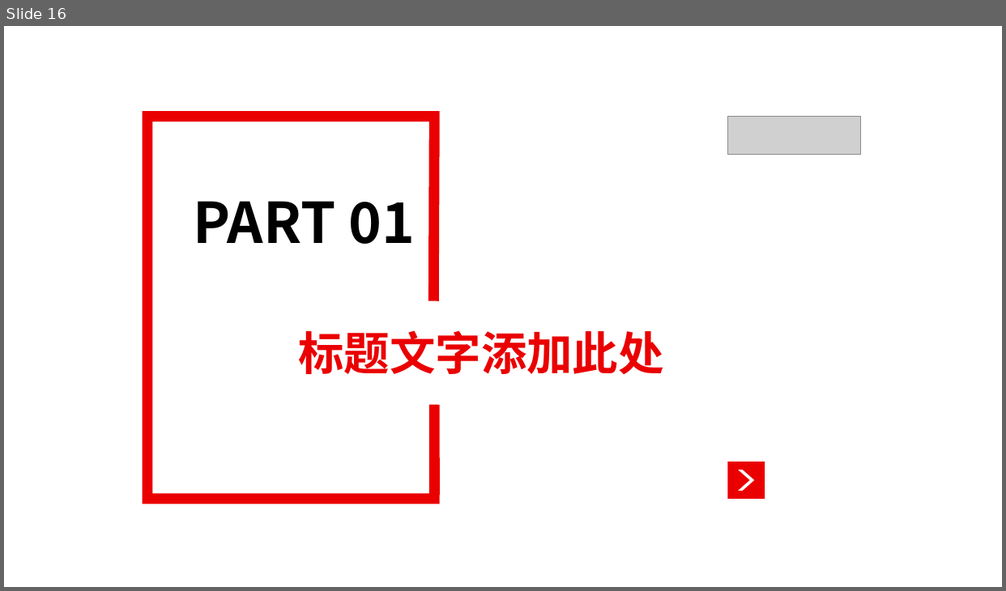
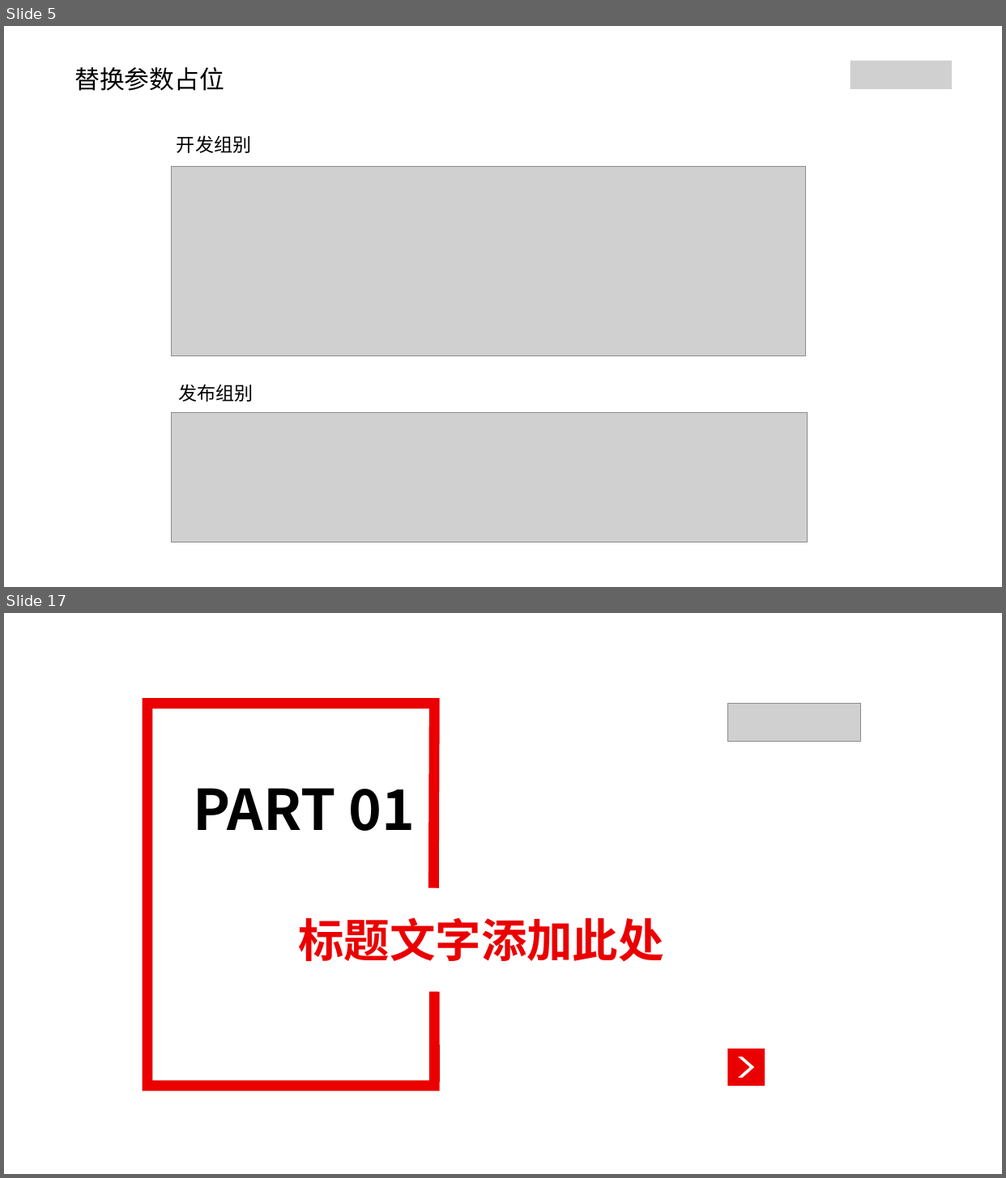
Before and after one commit to Andy888888/Mobile_Develop_Res, a slide deck: PPT/燕文强2020-2021年度述职报告.pptx. Shown one above the other, each under a label of ours: slide 16 before the commit, slides 5 and 17 after it; the slides between them are not shown. The pictures are 1006x591 and 1006x1178 pixels, drawn with LibreOffice and Linux fonts; fonts in the diff are those of the drawing; grey boxes stand for pictures. Boxes give left, top, right and bottom in pixels: in the first picture for what was removed or moved away, otherwise in the second. Text is boxed around its words. In the diff, an @@ line names an element or a change of style, - is before the commit and + after.

```diff
--- a/PPT/燕文强2020-2021年度述职报告.pptx
+++ b/PPT/燕文强2020-2021年度述职报告.pptx
@@ slide 5 added at (4, 26, 1002, 587), background #FFFFFF @@
@@ text added at (74, 67, 224, 91), 24 pt, text #000000 @@
+替换参数占位
@@ picture added at (850, 61, 953, 89) @@
@@ text added at (177, 135, 251, 153), 18 pt, text #000000 @@
+开发组别
@@ picture added at (171, 166, 805, 356) @@
@@ text added at (179, 384, 253, 402), 18 pt, text #000000 @@
+发布组别
@@ picture added at (171, 413, 808, 544) @@
@@ what was slide 16 is now slide 17 @@
```
Also in this commit, not shown: 28 slides changed, 8 other slides added, 8 slides removed.
